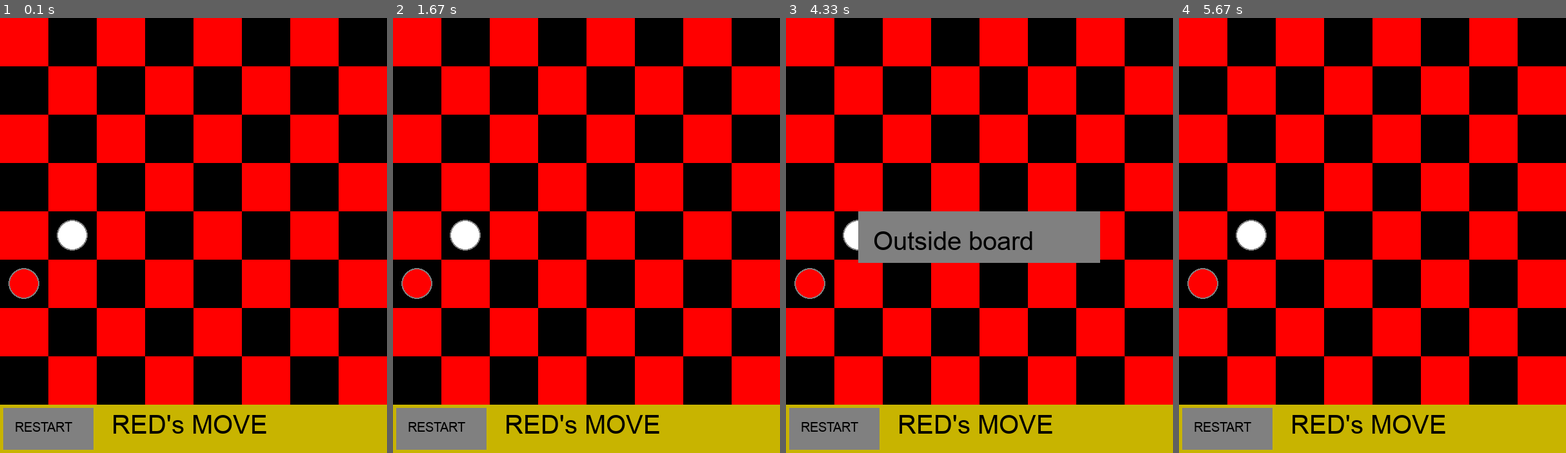
Above: before the commit, frames 1-4 (left to right).
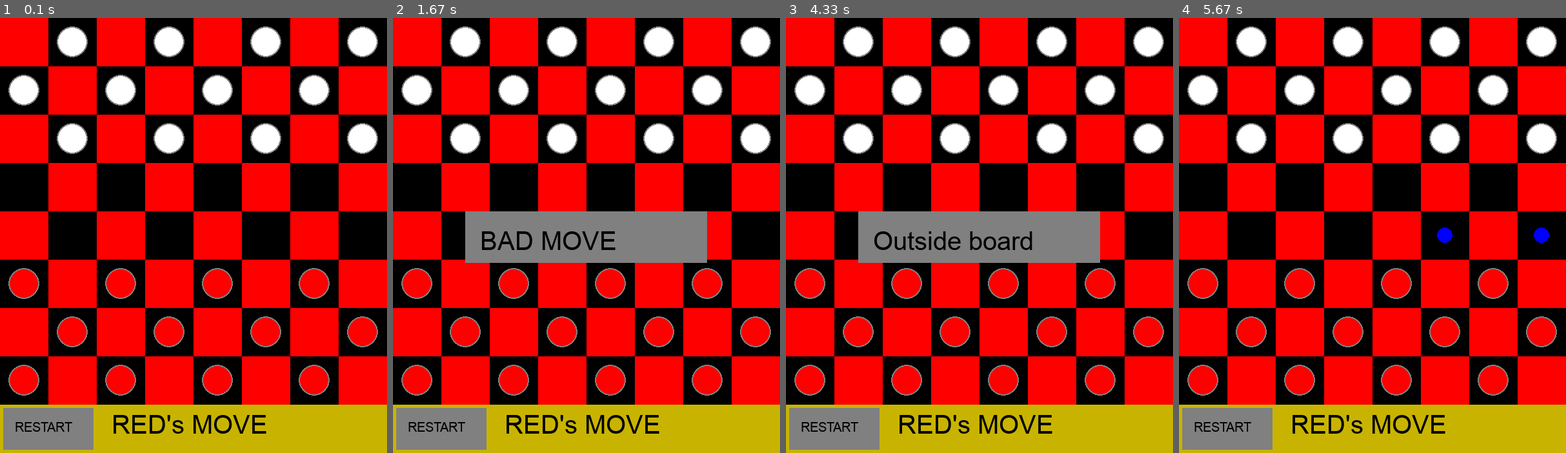
Above: after the commit, the same moments.

Repository: mzkaoq/checkers_pygame
Game: pygame game, started from main.py
The game is run twice, just before and just after one commit, with the same random seed, the same clock (stepped at 60 frames per second) and the same inputs.
Inputs (mouse positions are in pixels of both pictures, inside the frame that each line leads up to):
- Up to frame 1 (0.1 s): no input
- Up to frame 2 (1.67 s): click (586, 235) at 0.38 s; click (466, 335) at 1.22 s; click (485, 74) at 1.55 s
- Up to frame 3 (4.33 s): click (1080, 305) at 2.38 s; click "RESTART" at 2.72 s; click "RED's MOVE" at 4.12 s
- Up to frame 4 (5.67 s): move the mouse to (1476, 283) at 5.3 s; click (1476, 283) at 5.35 s

The runs differ from the first frame. In frame 1, 11% of the frame differs, in the area x 2-98%, y 1-87%; in frame 2, 17%; in frame 3, 10%; in frame 4, 11%.

Commit message:
finalny commit z docstringami

Diff:
--- a/checkers/Exceptions.py
+++ b/checkers/Exceptions.py
@@ -1,9 +1,10 @@
-
+# wyjątek złego ruchu tzn. próba wykonania ruchu niedozwolonego
 class BadMoveExceptions(Exception):
     def __init__(self):
         self.message = f'bad move'
 
 
+# wyjątek kliknięcia poza planszę do gry ale w oknie samej gry
 class OutsideBoardExceptions(Exception):
     def __init__(self):
         self.message = f'outside board exce'
--- a/checkers/board.py
+++ b/checkers/board.py
@@ -16,7 +16,8 @@
         self.red_left = self.white_left = 12
         self.red_kings = self.white_kings = 0
         self.win = win
-        self.create_board_test_g_f()
+        self.create_board2()
+        # self.create_board_test_g_f()
 
     def draw_squares(self, win):
         '''
@@ -91,8 +92,11 @@
     def get_valid_moves(self, piece):
         '''
         metoda inicjalizująca przeszukiwanie dozwolonych ruchów dla przekazanej do niej bierki, tylko w górę lub tylko w dól
-        w zalezności od koloru, dla króla w obie strony, określamy zasięg przeszukiwania w odległości od danej bierki,
+        w zalezności od koloru, dla króla w obie strony, określamy zasięg przeszukiwania w odległości od danej bierki
+        (dla jakich rzędów i kolumn szukać),
         jak i kolor bierki dla której szukamy ruchów
+
+        zwracamy słownik z listą współrzędnych oraz odpowiadającym im zbitym bierkom o ile występują
         '''
         moves = {}
         left = piece.col - 1
@@ -108,12 +112,26 @@
         return moves
 
     def _traverse_left(self, start, stop, step, color, left, skipped=[]):
+        '''
+        przeszukiwanie na lewo od bierki
+        :param step definiuje czy w górę czy w dół patrząc po rzędach
+        :param start,stop definiuje jaki przedział rzędów przeszukujemy
+        :skipped pusta lista którą będziemy wypełniać
+        :left kolumna na lewo od tej od której to wywołujemy
+
+        zwracamy słownik gdzie pierszym argumentem jest spółrzędne na które mozemy się ruszyć
+        a drugim jest lista elementów które możemy zbić ew. jest pusta tzn nic nie bijemy
+        przy wielokrotnych biciach idziemy od "konca" tzn ważne ruchy również są dodawne do listy w słowniku
+        '''
         moves = {}
         last = []
         for r in range(start, stop, step):
+            # jeśli wyjście poza planszę break
             if left < 0:
                 break
 
+            # obecna pozycja na planszy dla której sprawdzamy ruchy jeśli jest równy 0 = puste pole
+            # spradzamy czy mogliśmy coś zbić
             current = self.board[r][left]
             if current == 0:
                 if skipped and not last:
@@ -137,10 +155,12 @@
                 last = [current]
 
             left -= 1
-
         return moves
 
     def _traverse_right(self, start, stop, step, color, right, skipped=[]):
+        '''
+        analogicznie jak _traverse_left powyżej
+        '''
         moves = {}
         last = []
         for r in range(start, stop, step):
@@ -207,16 +227,18 @@
         self.red_left = 1
         self.white_left = 3
         self.board = [[0 for x in range(COLS)] for y in range(ROWS)]
-        self.board[2][3]=Piece(2, 3, WHITE)
-        self.board[4][5]=Piece(4, 5, WHITE)
-        self.board[5][6]=Piece(5, 6, RED)
-        self.board[6][1]=Piece(6, 1, WHITE)
+        self.board[2][3] = Piece(2, 3, WHITE)
+        self.board[4][5] = Piece(4, 5, WHITE)
+        self.board[5][6] = Piece(5, 6, RED)
+        self.board[6][1] = Piece(6, 1, WHITE)
+
     def create_board_test_e(self):
         self.red_left = 1
         self.white_left = 1
         self.board = [[0 for x in range(COLS)] for y in range(ROWS)]
         self.board[1][2] = Piece(1, 2, RED)
         self.board[6][1] = Piece(6, 1, WHITE)
+
     def create_board_test_f(self):
         self.red_left = 1
         self.white_left = 2
--- a/checkers/game.py
+++ b/checkers/game.py
@@ -1,6 +1,6 @@
 import pygame
 from .Exceptions import BadMoveExceptions, OutsideBoardExceptions
-from .constants import RED, WHITE, SQUARE_SIZE, BLUE, FONT2,FONT,GREY,BLACK
+from .constants import RED, WHITE, SQUARE_SIZE, BLUE, FONT2, FONT, GREY, BLACK
 from checkers.board import Board
 
 
@@ -35,15 +35,19 @@
         if self.winner() != None:
             if self.winner() == WHITE:
                 pygame.draw.rect(self.win, GREY,
-                                 (1 * SQUARE_SIZE + SQUARE_SIZE // 2, 4 * SQUARE_SIZE, 5 * SQUARE_SIZE, SQUARE_SIZE + 5))
-                self.show_text("WHITE HAS WON", 4, 1.5,WHITE)
+                                 (
+                                     1 * SQUARE_SIZE + SQUARE_SIZE // 2, 4 * SQUARE_SIZE, 5 * SQUARE_SIZE,
+                                     SQUARE_SIZE + 5))
+                self.show_text("WHITE HAS WON", 4, 1.5, WHITE)
             else:
                 pygame.draw.rect(self.win, GREY,
-                                 (1 * SQUARE_SIZE + SQUARE_SIZE//2, 4* SQUARE_SIZE, 5 * SQUARE_SIZE , SQUARE_SIZE +5))
-                self.show_text("RED HAS WON", 4, 2,WHITE)
+                                 (
+                                     1 * SQUARE_SIZE + SQUARE_SIZE // 2, 4 * SQUARE_SIZE, 5 * SQUARE_SIZE,
+                                     SQUARE_SIZE + 5))
+                self.show_text("RED HAS WON", 4, 2, WHITE)
         pygame.display.update()
 
-    def show_text(self, content, x, y,rgb):
+    def show_text(self, content, x, y, rgb):
         '''
         printowanie tekstu o zadanym kolorze rgb na ekranie w konkretnym miejscu
         '''
@@ -83,6 +87,7 @@
 
         '''
         if row != 8:
+            # jeśli mamy już coś zaznaczonego (bierkę) próbujemy zrobić ruch
             if self.selected:
                 try:
                     result = self._move(row, col)
@@ -92,7 +97,11 @@
                 except BadMoveExceptions:
                     self.bad_move_exce = True
                     print("bad move")
+            # pobieramy wartość z pod konkretnego indeksu na tablicy
             piece = self.board.get_piece(row, col)
+            # jeżeli obiekt != znaczy ze jest to jakaś bierka, sprawdzamy czy to nasza tura
+            # i czy mamy jakieś ruchy dla tej konkretnej instacji (bierki)
+            # jeśli tak zracamy true, jesli nie false
             if piece != 0 and piece.color == self.turn:
                 self.selected = piece
                 self.valid_moves = self.board.get_valid_moves(piece)
@@ -100,8 +109,10 @@
             elif piece != 0 and piece.color != self.turn:
                 print("zly kolor")
             return False
+        # jeżeli klikniecie jest w 8 rząd czyli poniżej planszy (0-7 rzędy) sprawdzamy czy kliknęliśmy w guzik
         elif col == 0 or col == 1:
             self.restart_game()
+        # jeśli kliknęlismy poza plansze ale nie w guzik wyrzucamy błąd
         else:
             raise OutsideBoardExceptions()
 
@@ -132,7 +143,8 @@
 
     def _move(self, row, col):
         '''
-        metoda sprawdzająca czy
+        metoda sprawdzająca czy czy pod podanymi współrzędnymi znajduje się się 0 czyli brak jakiegoś obiektu i
+        czy można tam przestawić naszą bierkę
         '''
         piece = self.board.get_piece(row, col)
         if self.selected and piece == 0 and (row, col) in self.valid_moves:
--- a/main.py
+++ b/main.py
@@ -2,6 +2,23 @@
 from checkers.constants import WIDTH, HEIGHT, SQUARE_SIZE, RED, WHITE, HEIGHT_BELT, FONT, BLACK, GREY
 from checkers.game import Game
 from checkers.Exceptions import OutsideBoardExceptions
+
+'''
+stworzyłem grę checkers - czyli odmiana brytyjska warcabów - bicie zwykłym pionkiem jak i poruszanie się
+tylko do przodu, król/damka może bić jak i chodzić do tyłu
+
+Plansza jest 8x8, 12 pionów dla każdego z graczy.
+Pozycja początkowa jest taka sama jak w warcabach międzynarodowych 8x8.
+Piony przesuwają się do przodu po skosie o jedno pole,
+jeżeli nie jest ono zajęte. Jeżeli to pole możliwego ruchu jest zajęte przez pion przeciwnika,
+a bezpośrednio za tym pionem, na tej samej przekątnej, jest puste pole,
+można wtedy zbić ten pion przeciwnika, przez postawienie swojego piona na tym pustym polu.
+
+Gdy jest więcej niż jedna możliwa droga bicia, możemy ją dowolnie wybrać.
+Pion dochodzący do ostatniego rzędu staje się królem. Promocja piona do króla powoduje zakończenie posunięcia.
+Król ma analogiczną możliwość wykonywania posunięć jak pion, z tym, że może poruszać się i bić także do tyłu.
+Wygrana następuje po zbiciu wszystkich bierek przeciwnika
+'''
 
 # ustawienie liczby FPS, określenie wielkości okna i ustawienie tytułu
 FPS = 60
@@ -38,8 +55,10 @@
         clock.tick(FPS)
 
         for event in pygame.event.get():
+            # jeżeli nastąpi naciśniecię czerwonego X pętla jest stopowana
             if event.type == pygame.QUIT:
                 run = False
+            # jeśli wystąpi naciśnięcie myszy wywoływana jest metoda select
             if event.type == pygame.MOUSEBUTTONDOWN:
                 pos = pygame.mouse.get_pos()
                 row, col = get_row_col_from_mouse(pos)
@@ -50,10 +69,12 @@
                     game.outside_board_exce = True
                     print("outside board exce")
         pygame.display.update()
+        # metoda zarządzająca grą
         game.update()
 
-    #po wyjściu z pętli while następuje wyjście z aplikacji okna pygame
+    # po wyjściu z pętli while następuje wyjście z aplikacji okna pygame
     pygame.quit()
+
 
 # wywowalnie main'a
 main()
